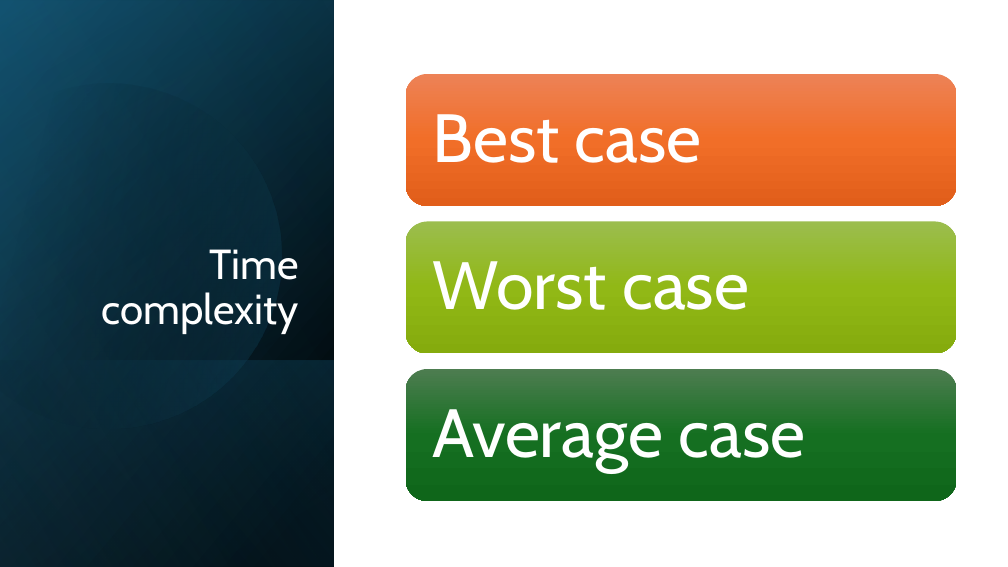
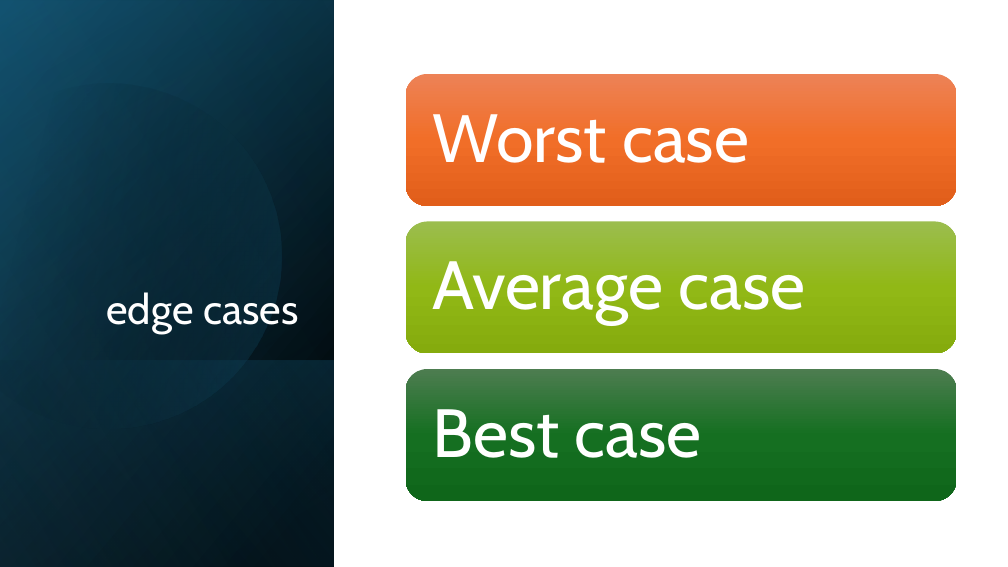
Before and after one commit to RobertNagy299/dsa-i-teaching, a slide deck: slide 31 of MyOwnPresentations/Data Structures and Algorithms I.pptx (slide 25 before the commit). Drawn at 1008x567 pixels with LibreOffice and Linux fonts; fonts in the diff are those of the drawing. Boxes give left, top, right and bottom in pixels: in the first picture for what was removed or moved away, otherwise in the second. Text is boxed around its words. In the diff, an @@ line names an element or a change of style, - is before the commit and + after.

Commit message:
Update first presentation with proper complexity sets and example exercises

```diff
--- a/MyOwnPresentations/Data Structures and Algorithms I.pptx
+++ b/MyOwnPresentations/Data Structures and Algorithms I.pptx
@@ text "Worst case": place and size @@
-text "Worst case" at (432, 261, 749, 310)
+text "Worst case" at (432, 114, 749, 163)
@@ text "Average case": place and size @@
-text "Average case" at (432, 409, 805, 472)
+text "Average case" at (432, 261, 805, 325)
@@ title at (106, 292, 298, 334): text changed @@
-Time complexity
+edge cases
@@ text "Best case": place and size @@
-text "Best case" at (432, 114, 702, 163)
+text "Best case" at (432, 409, 702, 458)
```
Also in this commit, not shown: 3 other slides changed, 9 slides added, 2 other files.
